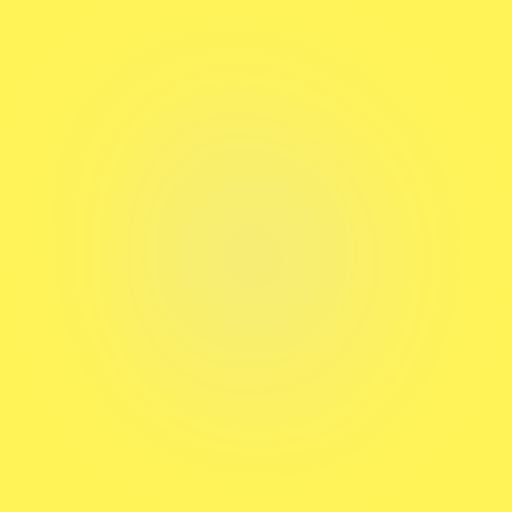
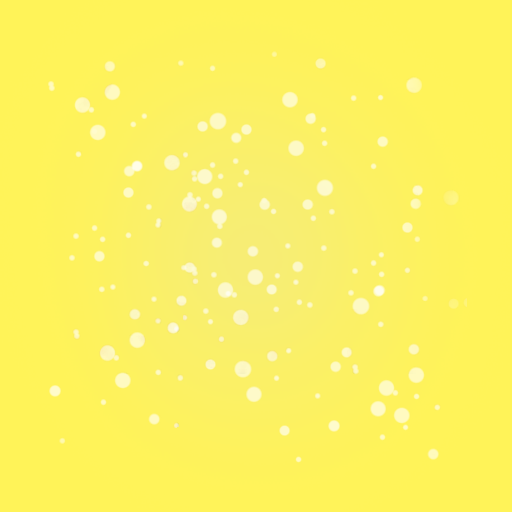
Layers edited between the first and the second (512, 512) image:
renamed "Layer 2 copy 13" to "grains copy 6", showed it, opacity 80% → 100%, painted on it over [47, 51, 467, 463]
